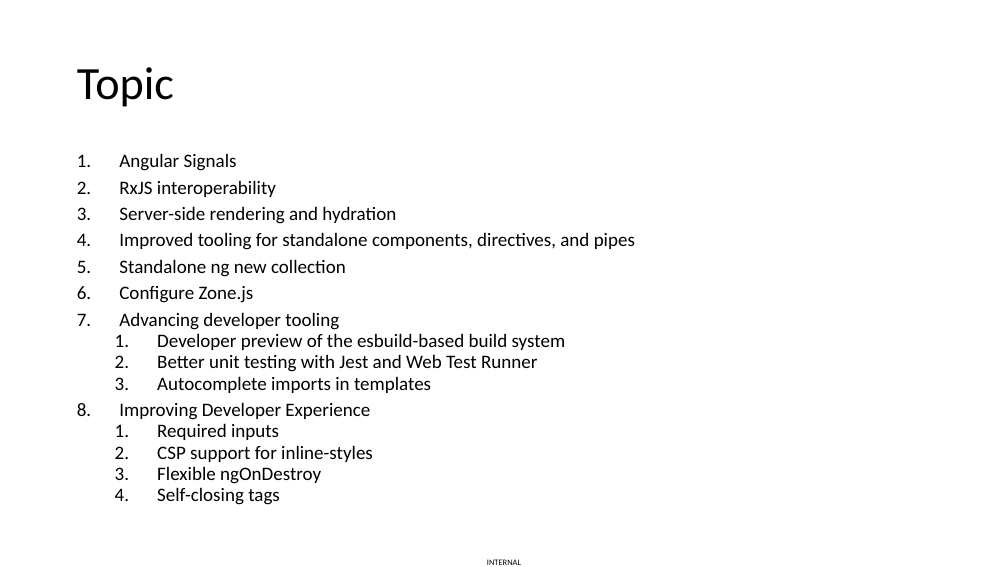
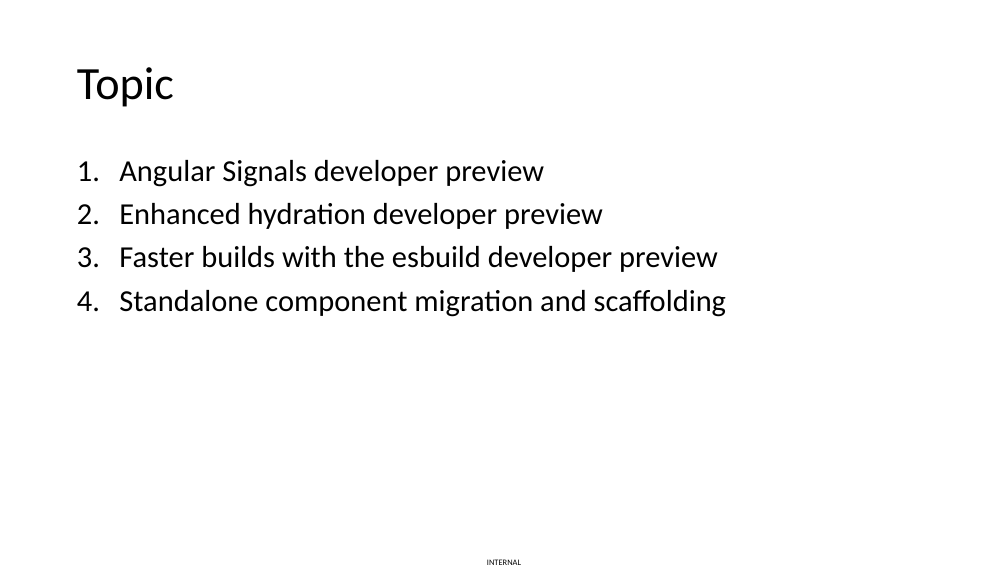
Before and after one commit to vuthaphai/ng-v16-new-features, a slide deck: slide 2 of Angular v16.pptx. Drawn at 1008x567 pixels with LibreOffice and Linux fonts; fonts in the diff are those of the drawing. Boxes give left, top, right and bottom in pixels: in the first picture for what was removed or moved away, otherwise in the second. Text is boxed around its words. In the diff, an @@ line names an element or a change of style, - is before the commit and + after.

Commit message:
wip

```diff
--- a/Angular v16.pptx
+++ b/Angular v16.pptx
@@ text at box(119, 160, 726, 317): text changed; size 18.1 to 29 pt @@
-1. Angular Signals
-2. RxJS interoperability
-3. Server-side rendering and hydration
-4. Improved tooling for standalone components, directives, and pipes
-5. Standalone ng new collection
-6. Configure Zone.js
-7. Advancing developer tooling
-  1. Developer preview of the esbuild-based build system
-  2. Better unit testing with Jest and Web Test Runner
-  3. Autocomplete imports in templates
-8. Improving Developer Experience
-  1. Required inputs
-  2. CSP support for inline-styles
-  3. Flexible ngOnDestroy
-  4. Self-closing tags
+1. Angular Signals developer preview
+2. Enhanced hydration developer preview
+3. Faster builds with the esbuild developer preview
+4. Standalone component migration and scaffolding
```
